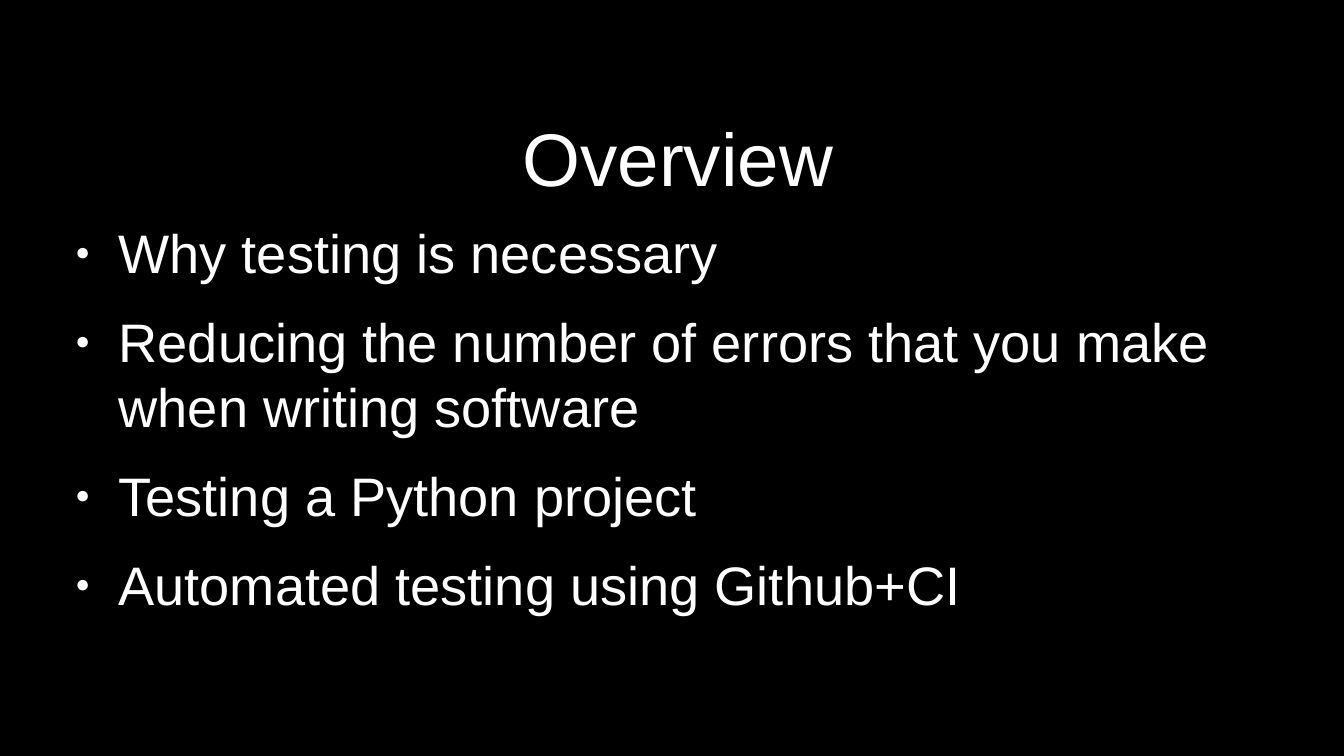
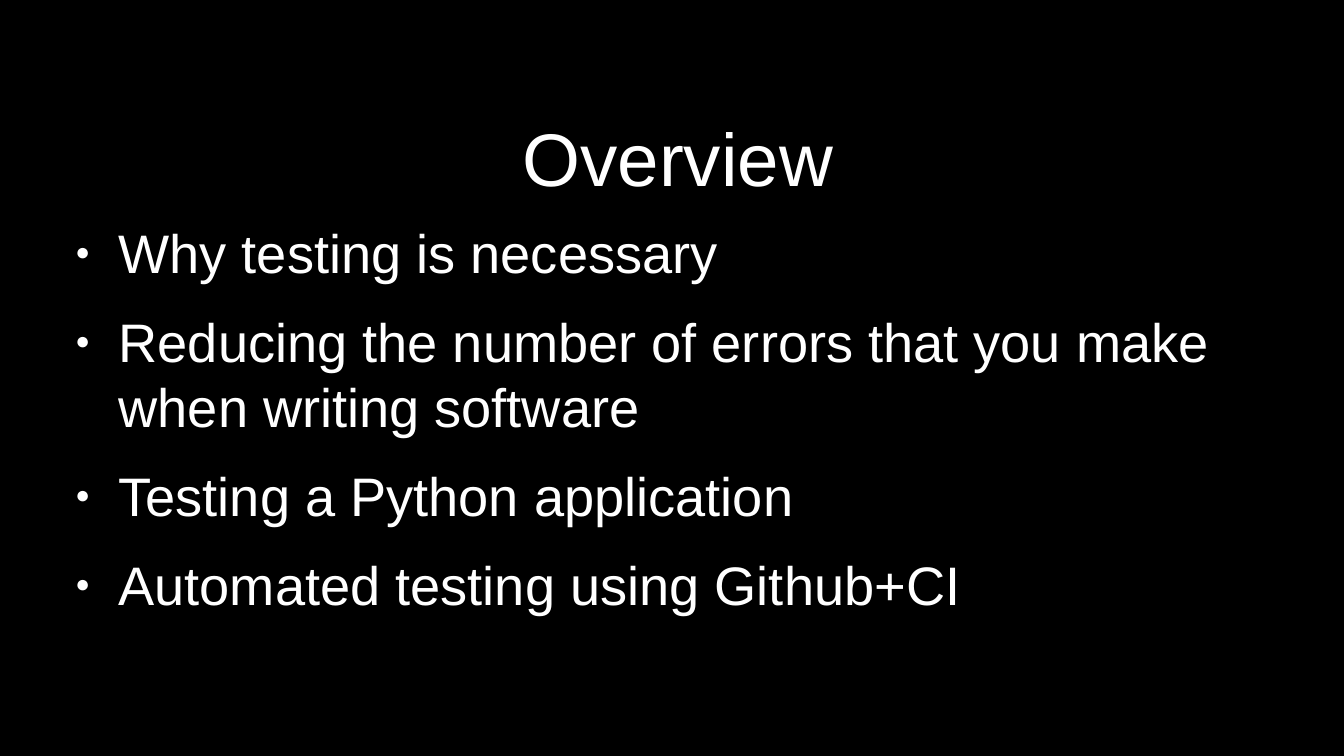
Before and after one commit to pauldmccarthy/fmrib-analysis-group-31-march-2020, a slide deck: slide 2 of presentation/presentation.odp. Drawn at 1344x756 pixels with LibreOffice and Linux fonts; fonts in the diff are those of the drawing. Boxes give left, top, right and bottom in pixels: in the first picture for what was removed or moved away, otherwise in the second. Text is boxed around its words. In the diff, an @@ line names an element or a change of style, - is before the commit and + after.

```diff
--- a/presentation/presentation.odp
+++ b/presentation/presentation.odp
@@ text at (119, 476, 793, 526): text changed @@
-● Testing a Python project
+● Testing a Python application
```
Also in this commit, not shown: 4 other slides changed, 10 slides added, 1 other file.
